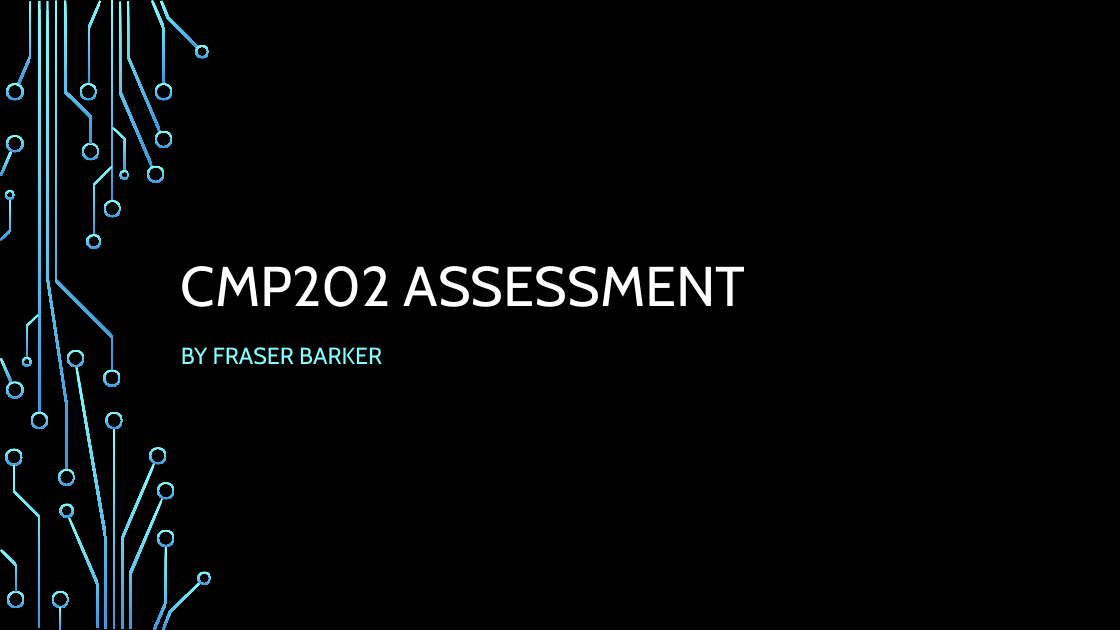
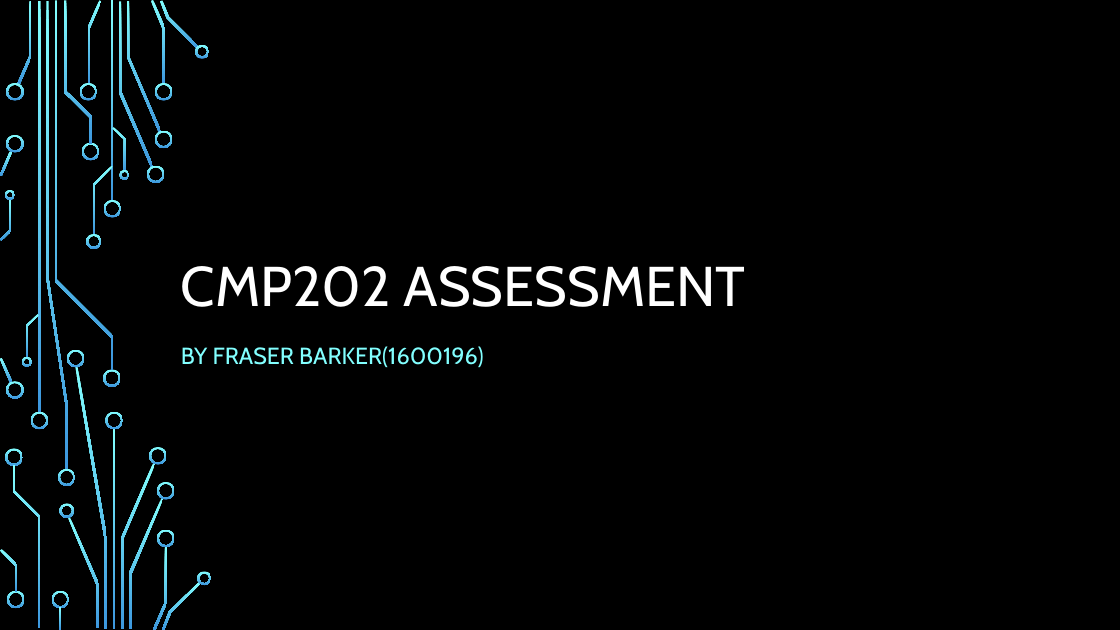
Before and after one commit to Shorte240/DSaA-Submission, a slide deck: slide 1 of CMP202 Assessment.pptx. Drawn at 1120x630 pixels with LibreOffice and Linux fonts; fonts in the diff are those of the drawing; background and template pictures are left out. Boxes give left, top, right and bottom in pixels: in the first picture for what was removed or moved away, otherwise in the second. Text is boxed around its words. In the diff, an @@ line names an element or a change of style, - is before the commit and + after.

```diff
--- a/CMP202 Assessment.pptx
+++ b/CMP202 Assessment.pptx
@@ subtitle at (181,346,484,368): text changed @@
-BY FRASER BARKER
+BY FRASER BARKER(1600196)
```
Also in this commit, not shown: 6 other slides changed, 2 other files.
